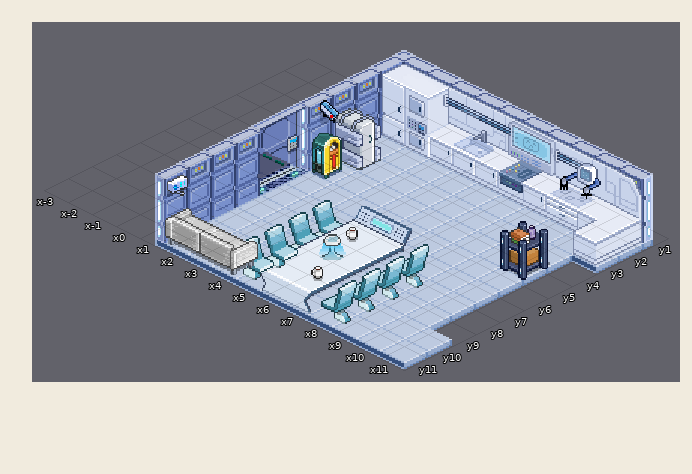
Tiled map (JSON), stored at App/public/phaser/tilemaps/refectory.json. This is how it looked before the edit.
Cells are 32x16 px. Isometric: x runs down to the right, y down to the left. Shown: x -3..11, y 1..11.
And afterwards:
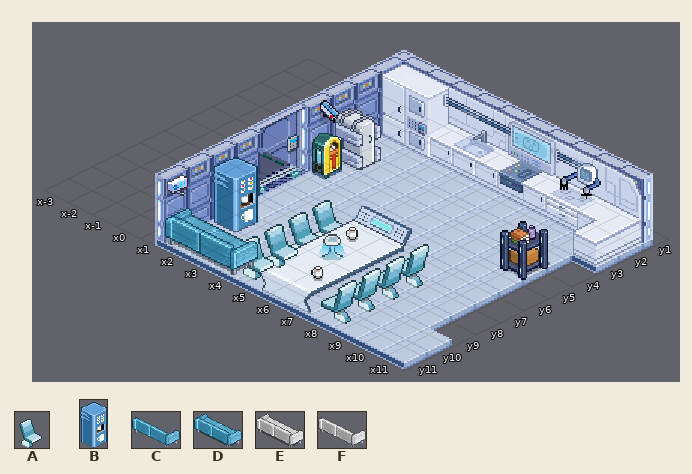
Key: from "chair_object": A 8; from "coffee_machine": B 0; from "sofa": C 4, D 5; from "sofa_asset": E 10 flipped left-right, F 15 flipped left-right.
Objects are placed by the point they stand on, in cells (3,4 is the top-left corner of cell 3,4); size is 1x1 cell unless given.
Change:
{"where": "layer \"objects\""}
{"was": "A \"chair_refectory-east\" at 4.1,7.1 size 1.1x2.2", "now": "A \"chair_object\" at 4.1,7.1 size 1.1x2.2"}
{"was": "A \"chair_refectory-east\" at 4.1,8.1 size 1.1x2.2", "now": "A \"chair_object\" at 4.1,8.1 size 1.1x2.2"}
{"was": "A \"chair_refectory-east\" at 4.1,9.1 size 1.1x2.2", "now": "A \"chair_object\" at 4.1,9.1 size 1.1x2.2"}
{"was": "A \"chair_refectory-east\" at 4.1,10.1 size 1.1x2.2", "now": "A \"chair_object\" at 4.1,10.1 size 1.1x2.2"}
{"now": "B \"coffee_machine\" at 1.1,8.1 size 1x3.2"}
{"now": "D \"sofa\" at 2.6,10.6 size 1.9x2.9"}
{"now": "C \"sofa\" at 2.6,10.6 size 1.9x2.9"}
{"was": "E \"sofa-north-part_1\" at 2.6,10.6 size 1.9x2.9"}
{"was": "F \"sofa-north-part_2\" at 2.6,10.6 size 1.9x2.9"}
